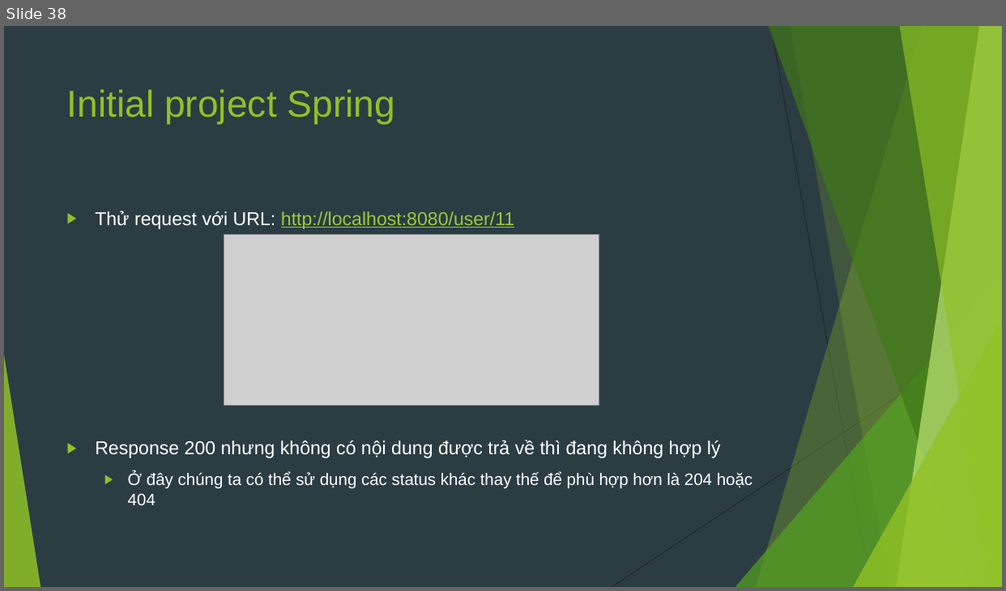
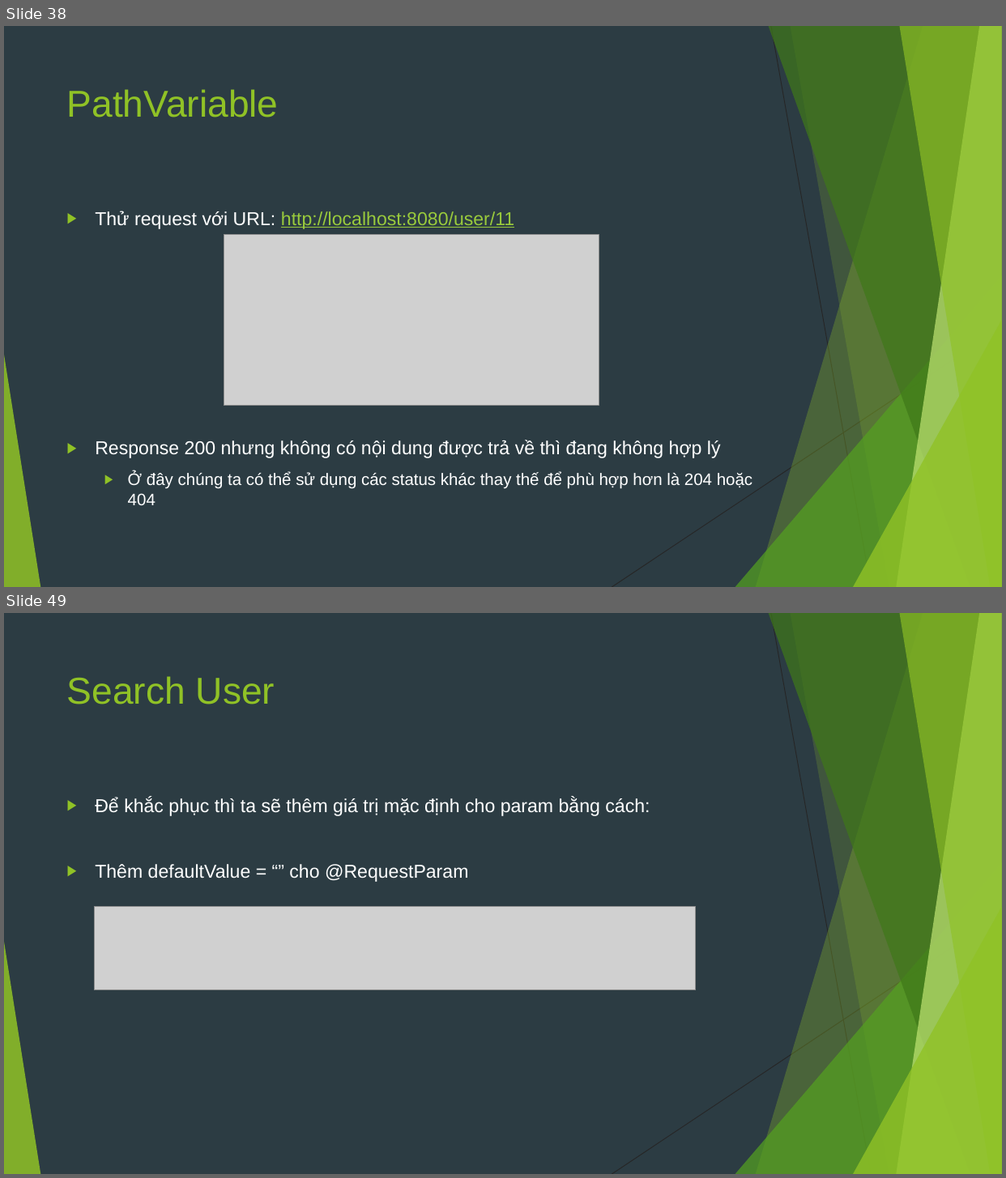
Before and after one commit to sobbingwind/SpringBoot, a slide deck: 02.RESTful API.pptx. Shown one above the other, each under a label of ours: slide 38 before the commit, slides 38 and 49 after it; the slides between them are not shown. The pictures are 1006x591 and 1006x1178 pixels, drawn with LibreOffice and Linux fonts; fonts in the diff are those of the drawing; grey boxes stand for pictures. Boxes give left, top, right and bottom in pixels: in the first picture for what was removed or moved away, otherwise in the second. Text is boxed around its words. In the diff, an @@ line names an element or a change of style, - is before the commit and + after.

```diff
--- a/02.RESTful API.pptx
+++ b/02.RESTful API.pptx
@@ slide 49 added at (4,613,1002,1174), background #2C3C43; not listed: 10 template elements that a slide beside it also shows @@
@@ title added at (67,676,275,705), 36 pt, text #90C226 @@
+Search User
@@ text added at (95,797,650,882), 18 pt, text #FFFFFF @@
+▶ Để khắc phục thì ta sẽ thêm giá trị mặc định cho param bằng cách:
+▶ Thêm defaultValue = “” cho @RequestParam
@@ picture added at (95,907,696,990) @@
@@ slide 38 changed as well @@
@@ title at (67,89,279,118): text changed @@
-Initial project Spring
+PathVariable
```
Also in this commit, not shown: 15 other slides changed, 17 other slides added.
